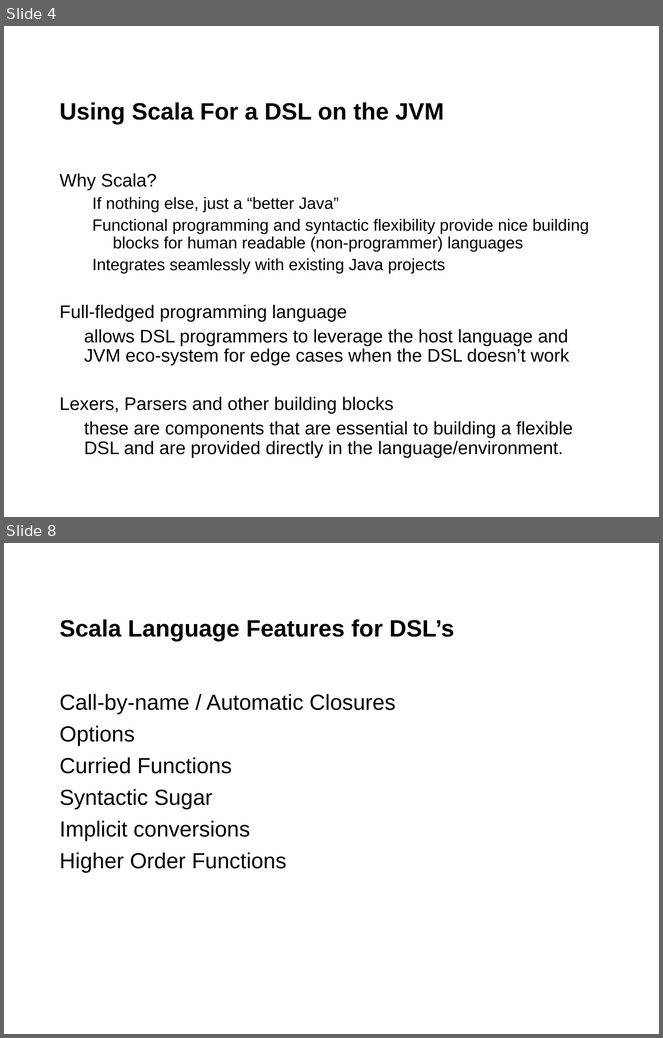
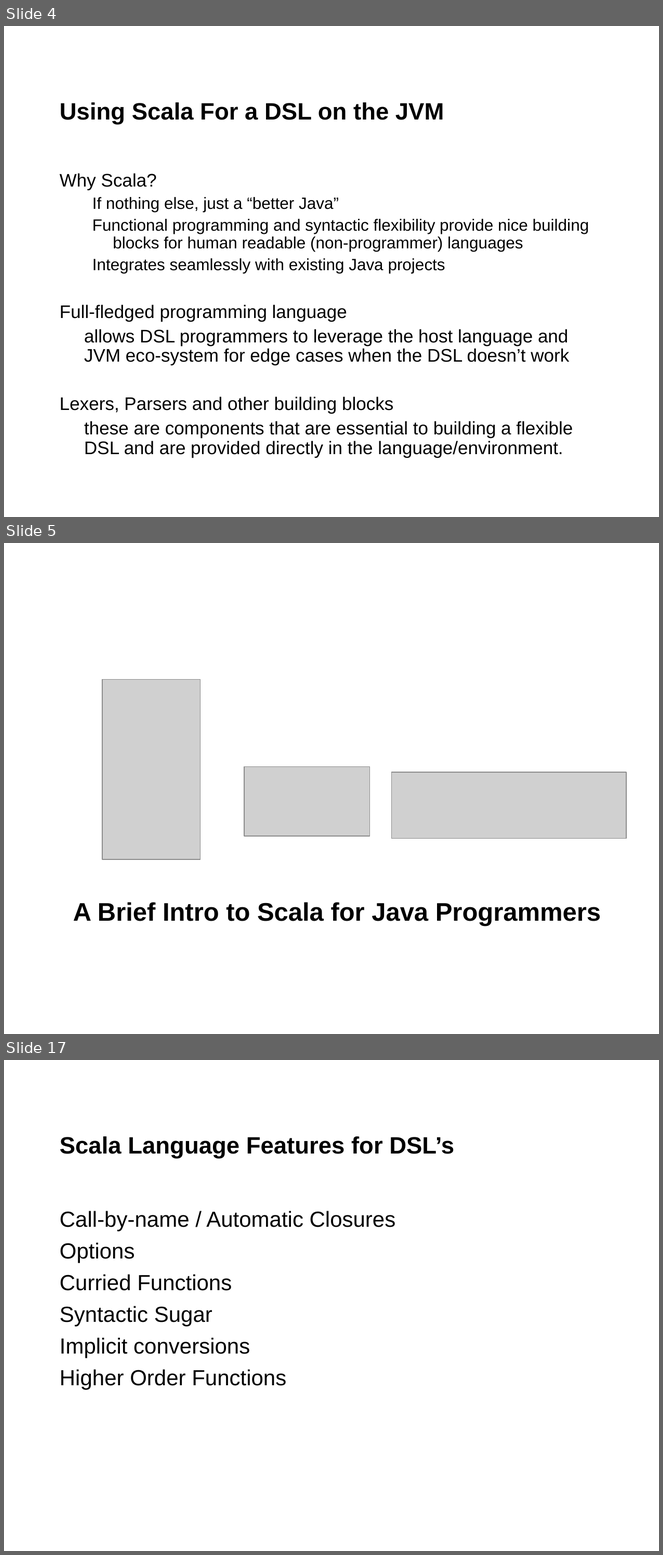
Before and after one commit to jgoodsen/agile2010, a slide deck: 03-scala.ppt. Shown one above the other, each under a label of ours: slides 4 and 8 before the commit, slides 4, 5 and 17 after it; the slides between them are not shown. The pictures are 663x1038 and 663x1555 pixels, drawn with LibreOffice and Linux fonts; fonts in the diff are those of the drawing; grey boxes stand for pictures; background and template pictures are left out. Boxes give left, top, right and bottom in pixels: in the first picture for what was removed or moved away, otherwise in the second. Text is boxed around its words. In the diff, an @@ line names an element or a change of style, - is before the commit and + after.

```diff
--- a/03-scala.ppt
+++ b/03-scala.ppt
@@ slide 5 added at box(4, 543, 659, 1034), background #FFFFFF @@
@@ picture added at box(102, 679, 201, 860) @@
@@ picture added at box(244, 767, 370, 836) @@
@@ picture added at box(392, 772, 626, 838) @@
@@ subtitle added at box(73, 902, 601, 926), 28 pt, text #000000, bold @@
+A Brief Intro to Scala for Java Programmers
@@ what was slide 8 is now slide 17 @@
```
Also in this commit, not shown: 3 slides changed, 8 other slides added, 5 other files.
